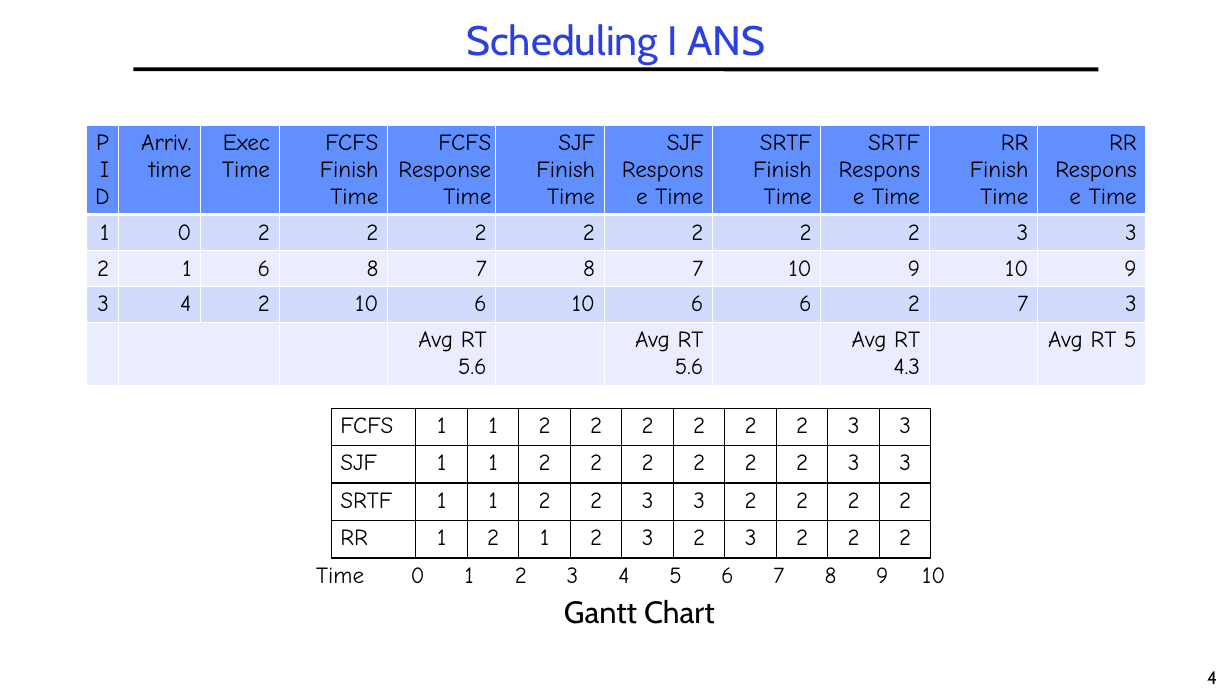
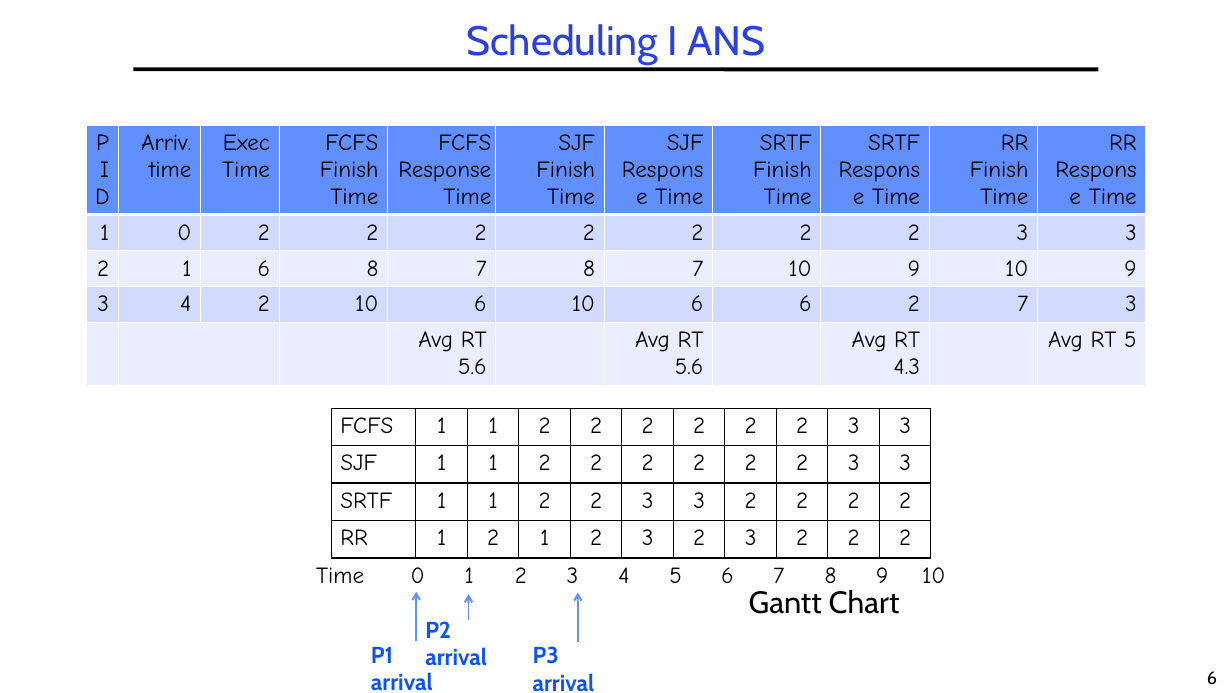
Before and after one commit to guhofstra/CSC256Fa25, a slide deck: slide 6 of PPTs/L5-Exercises ANS.pptx (slide 4 before the commit). Drawn at 1232x693 pixels with LibreOffice and Linux fonts; fonts in the diff are those of the drawing. Boxes give left, top, right and bottom in pixels: in the first picture for what was removed or moved away, otherwise in the second. Text is boxed around its words. In the diff, an @@ line names an element or a change of style, - is before the commit and + after.

```diff
--- a/PPTs/L5-Exercises ANS.pptx
+++ b/PPTs/L5-Exercises ANS.pptx
@@ arrow added from (416, 641) to (416, 592), #618FFD 1.5 pt @@
@@ arrow added from (469, 620) to (469, 594), #618FFD 1.5 pt @@
@@ arrow added from (578, 641) to (578, 592), #618FFD 1.5 pt @@
@@ text "Gantt Chart": place and size @@
-text "Gantt Chart" at [564,600,715,624]
+text "Gantt Chart" at [749,590,900,614]
@@ text added at [371,621,451,691], 18 pt, text #0B52FC, bold @@
+P2 arrival
@@ text added at [371,647,487,666], 18 pt, text #0B52FC, bold @@
+P1 arrival
@@ text added at [533,646,595,692], 18 pt, text #0B52FC, bold @@
+P3 arrival
@@ page number at [1207,671,1217,685]: text changed @@
-4
+6
```
Also in this commit, not shown: 1 other slide changed, 8 slides added, 3 other files.
